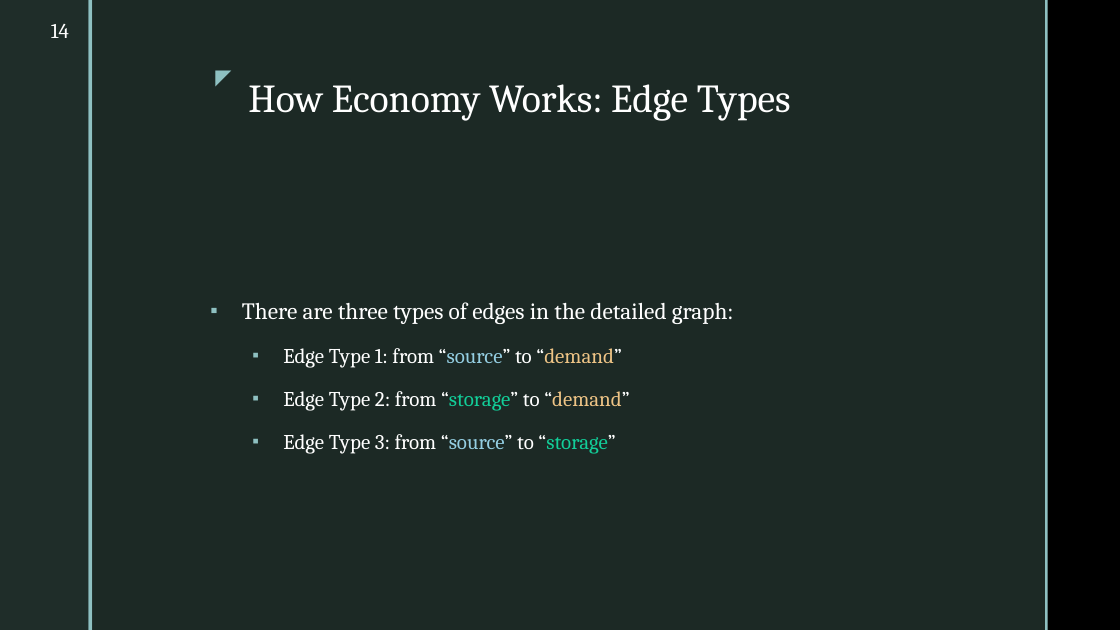
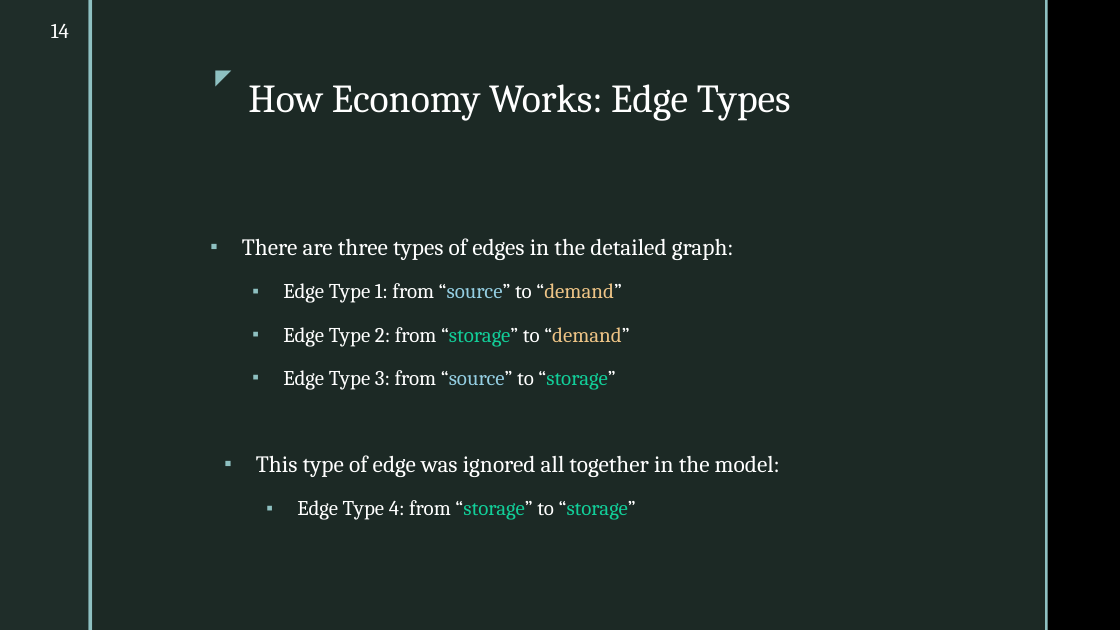
Before and after one commit to cmudrc/pied-piper, a slide deck: slide 14 of Other/Presentation/Presentation 01.pptx. Drawn at 1120x630 pixels with LibreOffice and Linux fonts; fonts in the diff are those of the drawing; background and template pictures are left out. Boxes give left, top, right and bottom in pixels: in the first picture for what was removed or moved away, otherwise in the second. Text is boxed around its words. In the diff, an @@ line names an element or a change of style, - is before the commit and + after.

```diff
--- a/Other/Presentation/Presentation 01.pptx
+++ b/Other/Presentation/Presentation 01.pptx
@@ text "There are three types of ..." moved from (x1=242, y1=302, x2=734, y2=454) to (x1=242, y1=238, x2=734, y2=390) @@
@@ text added at (x1=256, y1=455, x2=780, y2=520), 20 pt, text #FFFFFF @@
+▪ This type of edge was ignored all together in the model:
+  ▪ Edge Type 4: from “storage” to “storage”
```
Also in this commit, not shown: 3 other slides changed, 5 slides added, 1 slide removed.
